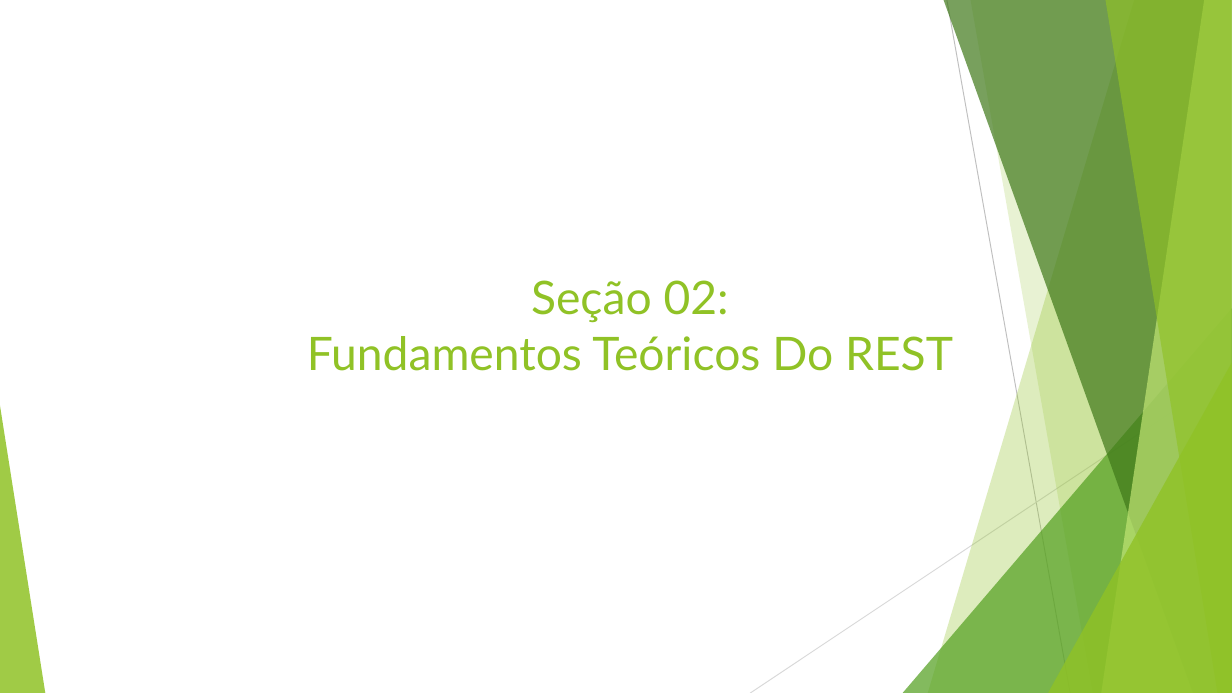
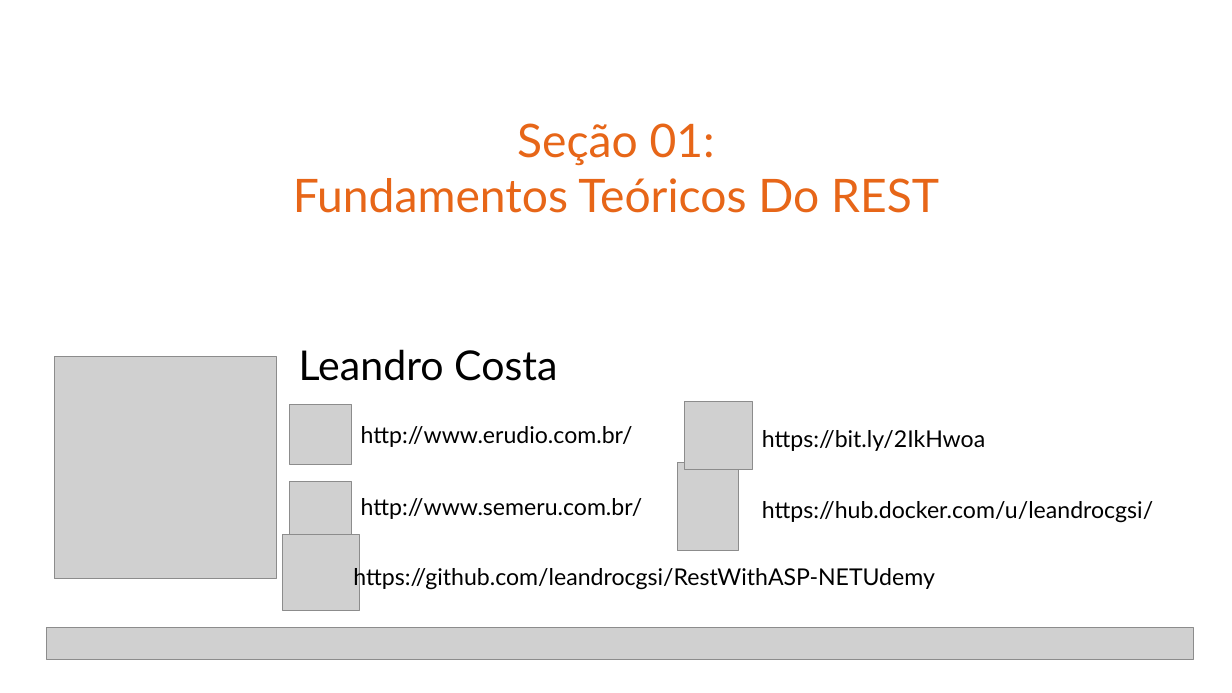
Before and after one commit to leandrocgsi/RestWithASP-NETUdemy, a slide deck: slide 2 of Documents/Building Modern RESTFul API's With ASP.NET Core - Architectural Overview.pptx. Drawn at 1232x693 pixels with LibreOffice and Linux fonts; fonts in the diff are those of the drawing; grey boxes stand for pictures. Boxes give left, top, right and bottom in pixels: in the first picture for what was removed or moved away, otherwise in the second. Text is boxed around its words. In the diff, an @@ line names an element or a change of style, - is before the commit and + after.

```diff
--- a/Documents/Building Modern RESTFul API's With ASP.NET Core - Architectural Overview.pptx
+++ b/Documents/Building Modern RESTFul API's With ASP.NET Core - Architectural Overview.pptx
@@ title at (293,123,939,213): text changed; text colour #90C226 to #E76618 @@
-Seção 02:
-Fundamentos Teóricos Do REST
+Seção 01:
+Fundamentos Teóricos Do REST
@@ picture added at (54,357,276,579) @@
@@ text added at (299,349,557,381), 32 pt, text #000000 @@
+Leandro Costa
@@ group removed at (0,0,1232,693): 5 freeform shapes, 3 triangles, 2 lines @@
@@ picture added at (289,405,351,465) @@
@@ picture added at (685,402,753,470) @@
@@ text added at (361,426,633,447), 18 pt, text #000000 @@
+http://www.erudio.com.br/
@@ text added at (762,430,985,451), 18 pt, text #000000 @@
+https://bit.ly/2IkHwoa
@@ picture added at (677,463,738,551) @@
@@ picture added at (289,482,351,542) @@
@@ text added at (361,498,643,519), 18 pt, text #000000 @@
+http://www.semeru.com.br/
@@ text added at (762,501,1153,523), 18 pt, text #000000 @@
+https://hub.docker.com/u/leandrocgsi/
@@ picture added at (283,534,360,611) @@
@@ text added at (353,565,934,591), 18 pt, text #000000 @@
+https://github.com/leandrocgsi/RestWithASP-NETUdemy
@@ picture added at (46,628,1193,660) @@
```
Also in this commit, not shown: 2 other slides changed, 36 slides added, 12 slides removed.
